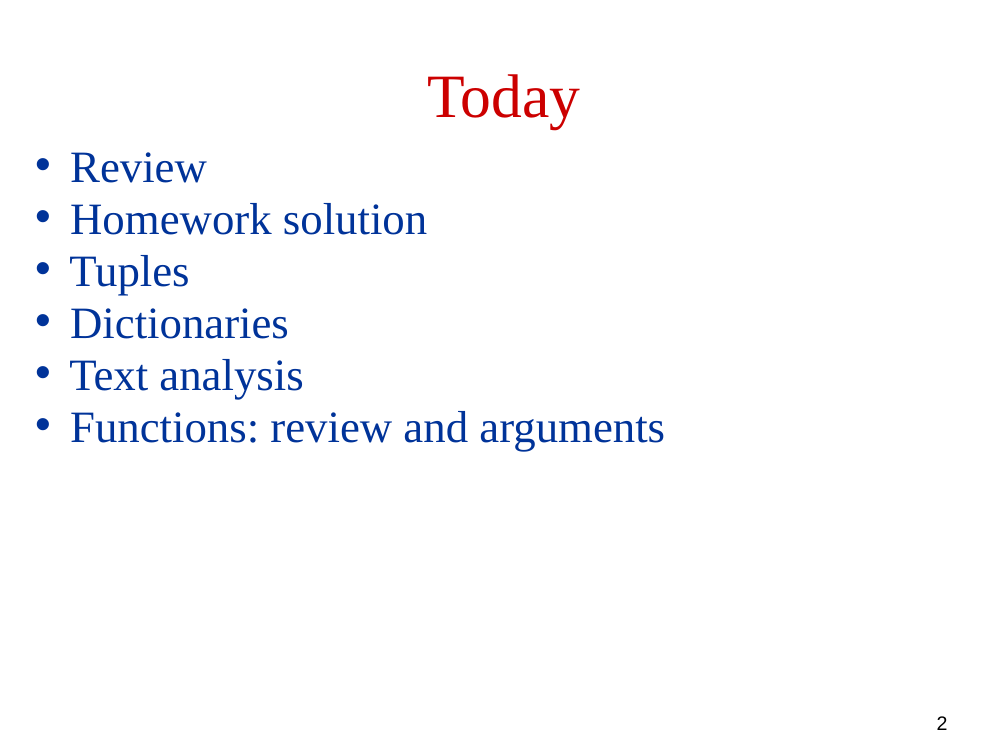
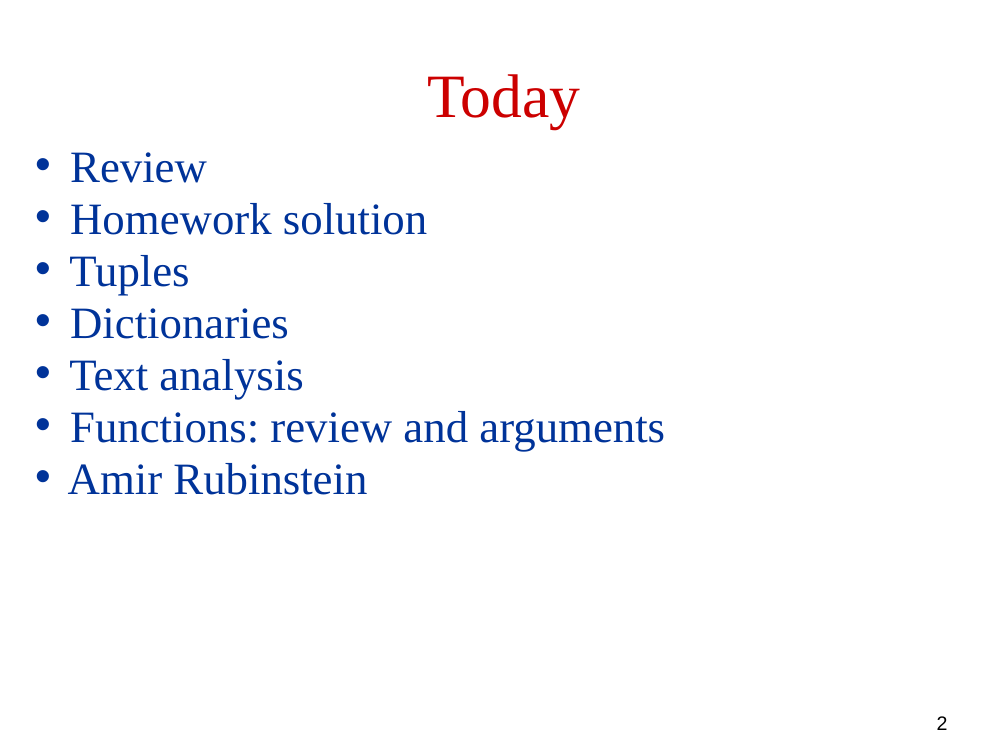
Before and after one commit to robintux/gip, a slide deck: slide 2 of Sessions/4/gip4.pptx. Drawn at 1008x756 pixels with LibreOffice and Linux fonts; fonts in the diff are those of the drawing. Boxes give left, top, right and bottom in pixels: in the first picture for what was removed or moved away, otherwise in the second. Text is boxed around its words. In the diff, an @@ line names an element or a change of style, - is before the commit and + after.

```diff
--- a/Sessions/4/gip4.pptx
+++ b/Sessions/4/gip4.pptx
@@ text at [68,463,367,495]: paragraph added @@
+• Amir Rubinstein
```
Also in this commit, not shown: 1 other slide changed, 3 other files.
